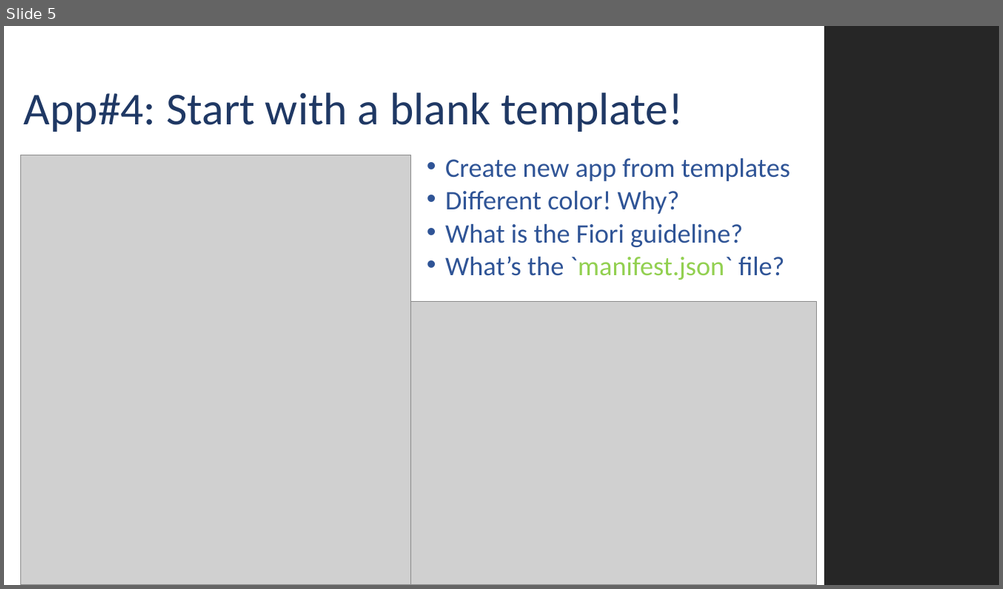
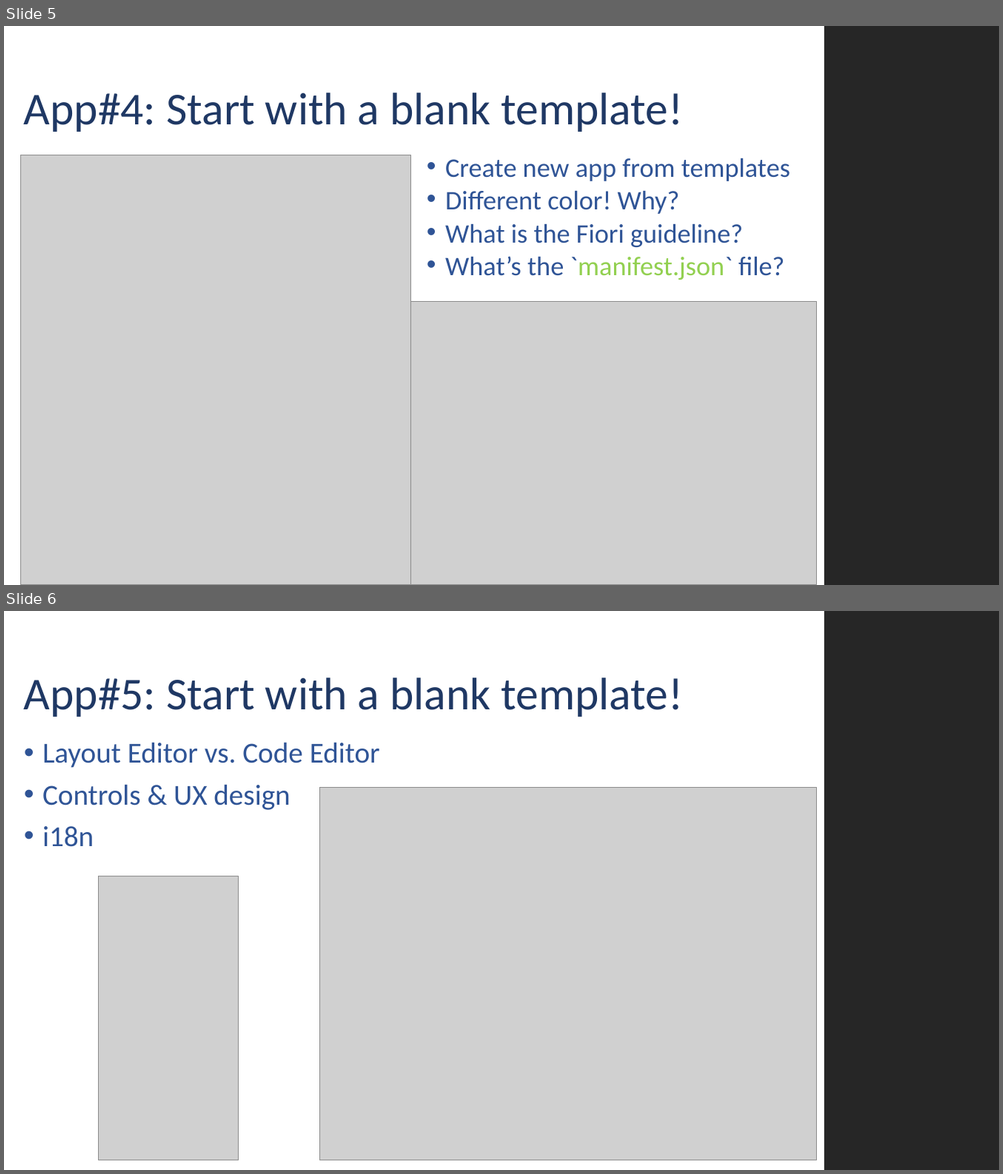
Before and after one commit to MJZSoft/OpenUI5Tutorial, a slide deck: Presentations/UI5_002.pptx. Shown one above the other, each under a label of ours: slide 5 before the commit, slides 5 and 6 after it. The pictures are 1003x589 and 1003x1174 pixels, drawn with LibreOffice and Linux fonts; fonts in the diff are those of the drawing; grey boxes stand for pictures; background and template pictures are left out. Boxes give left, top, right and bottom in pixels: in the first picture for what was removed or moved away, otherwise in the second. Text is boxed around its words. In the diff, an @@ line names an element or a change of style, - is before the commit and + after.

Commit message:
App 5 shows the layout editor usage and i18n

```diff
--- a/Presentations/UI5_002.pptx
+++ b/Presentations/UI5_002.pptx
@@ slide 6 added at <box>4,611,999,1170</box>, background #FFFFFF; not listed: 1 template element that a slide beside it also shows @@
@@ title added at <box>24,678,683,717</box>, 44 pt, text #1F3864 @@
+App#5: Start with a blank template!
@@ text added at <box>42,742,380,847</box>, 28 pt, text #2F5496 @@
+• Layout Editor vs. Code Editor
+• Controls & UX design
+• i18n
@@ picture added at <box>320,788,817,1161</box> @@
@@ picture added at <box>99,876,239,1160</box> @@
```
Also in this commit, not shown: 28 other files.
